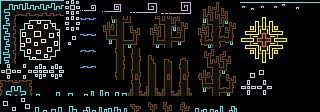
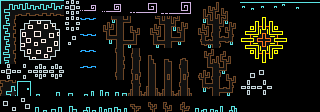
Comparing the layer stacks of the two 320×112 images. Changes:
painted on "Pasted Layer" over [16, 80, 32, 96]
